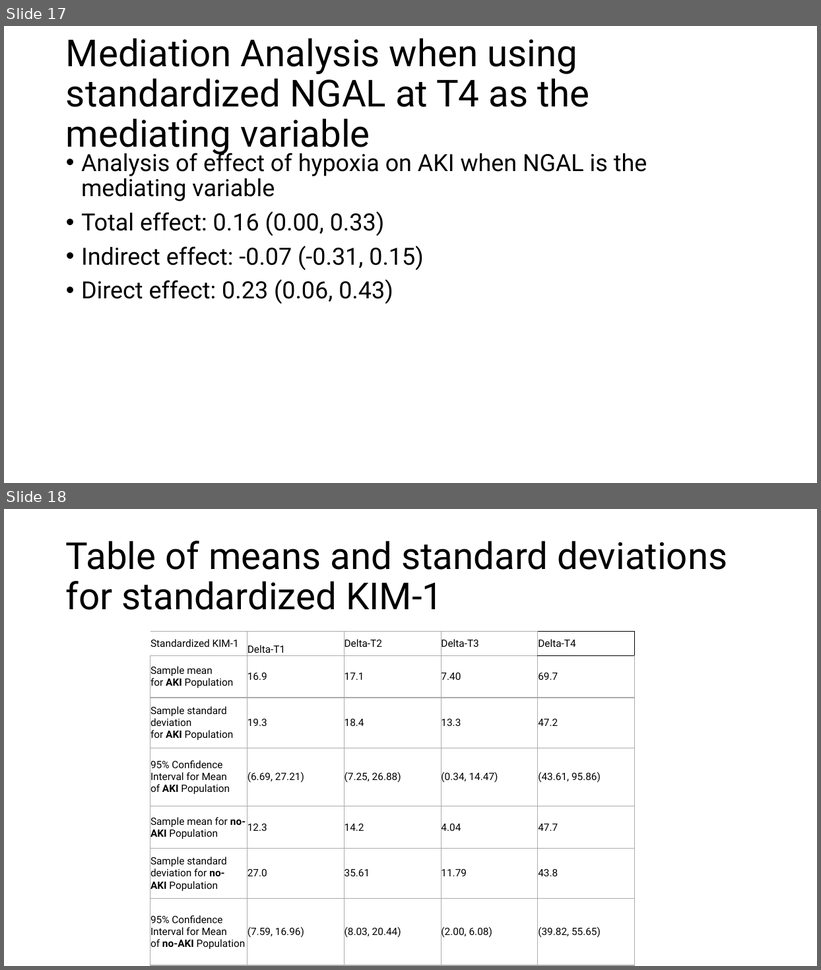
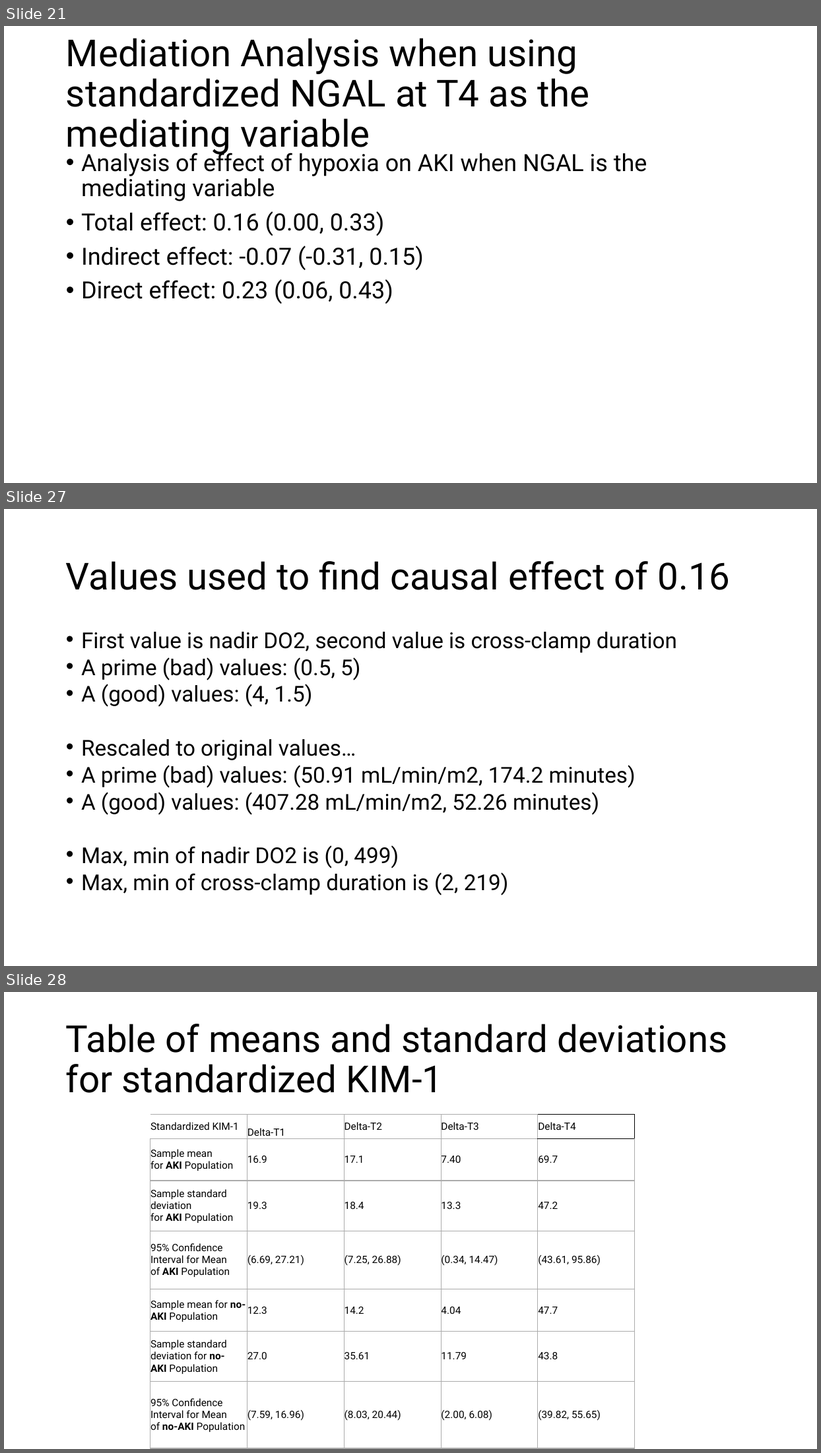
Before and after one commit to jacobmchen/imputation_pipeline, a slide deck: exploratory_analysis/plots/compare_plots.pptx. Shown one above the other, each under a label of ours: slides 17 and 18 before the commit, slides 21, 27 and 28 after it; the slides between them are not shown. The pictures are 821x970 and 821x1453 pixels, drawn with LibreOffice and Linux fonts; fonts in the diff are those of the drawing. Boxes give left, top, right and bottom in pixels: in the first picture for what was removed or moved away, otherwise in the second. Text is boxed around its words. In the diff, an @@ line names an element or a change of style, - is before the commit and + after.

```diff
--- a/exploratory_analysis/plots/compare_plots.pptx
+++ b/exploratory_analysis/plots/compare_plots.pptx
@@ slide 27 added at (x1=4, y1=509, x2=817, y2=966), background #FFFFFF @@
@@ title added at (x1=66, y1=561, x2=731, y2=590), 44 pt, text #000000 @@
+Values used to find causal effect of 0.16
@@ text added at (x1=81, y1=632, x2=677, y2=896), 25.9 pt, text #000000 @@
+• First value is nadir DO2, second value is cross-clamp duration
+• A prime (bad) values: (0.5, 5)
+• A (good) values: (4, 1.5)
+• Rescaled to original values…
+• A prime (bad) values: (50.91 mL/min/m2, 174.2 minutes)
+• A (good) values: (407.28 mL/min/m2, 52.26 minutes)
+• Max, min of nadir DO2 is (0, 499)
+• Max, min of cross-clamp duration is (2, 219)
@@ what was slide 17 is now slide 21 @@
@@ what was slide 18 is now slide 28 @@
```
Also in this commit, not shown: 9 other slides added.
